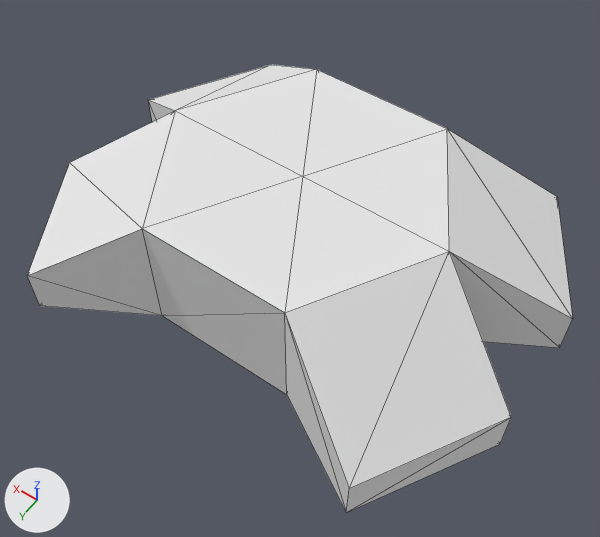
A saved change to the glTF model assets/trook_white.glb.
The view is the same before and after, from a 50 mm camera at (-0.327, 0.462, 0.719) aimed at (-0.008, 0.015, 0.017). The axes (+X, +Y, +Z) are drawn at lower left. The lights are the same throughout. Mesh edges are drawn as thin lines. Where no turn or scale is listed for an object, it has been applied to the vertices. Vertices at the same position are counted once.
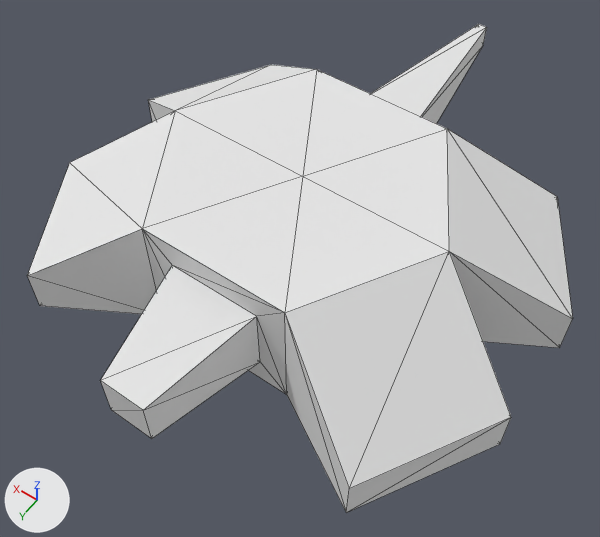
Boxes (x1, y1, x2, y2) around the edits, measured in the pictures (600 x 537 px):
'cylinder', reshaped (9% taller)
    before: (27, 65, 573, 513)
    after: (27, 24, 573, 513)
part 1 of me_mesh_0, built on
    before: (142, 229, 287, 395)
    after: (100, 24, 487, 439)

The edits, one by one:
me_mesh_0 is used by ob_cylinder; location (0.0, 0.0, 0.0).
me_mesh_0 had 30 vertices, 56 faces and spanned x -0.275..0.275, y -0.206..0.206, z 0.0..0.14.
me_mesh_0 now has 46 vertices, 88 faces and spans x -0.275..0.275, y -0.39..0.265, z 0.0..0.14.
Part 1, on me_mesh_0:
4 faces are deleted.
16 vertices are added at x -0.05..0.05, y -0.39..0.265, z 0.031..0.109.
36 new faces join them.
